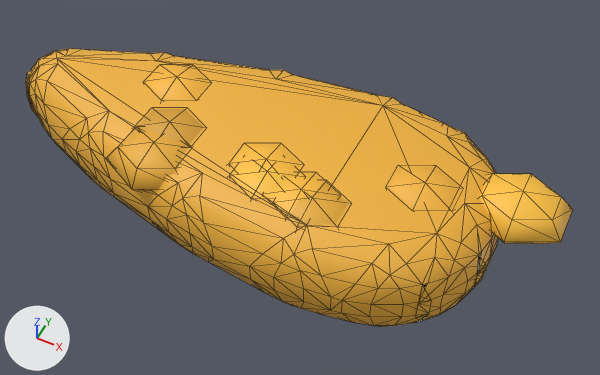
The glTF model assets/models/fish_cooked.glb: old version first, new version second.
The view is the same before and after, from a 50 mm lens placed at (0.193, -0.375, 0.509), pointed at (0.005, 0.0, 0.04). Arrows for +X, +Y and +Z are at lower left; the lights stay in place. The first picture is the older version. Mesh edges are drawn as thin lines. Vertices at exactly the same position are counted once.

Objects in the first picture: 'fish_cooked'.
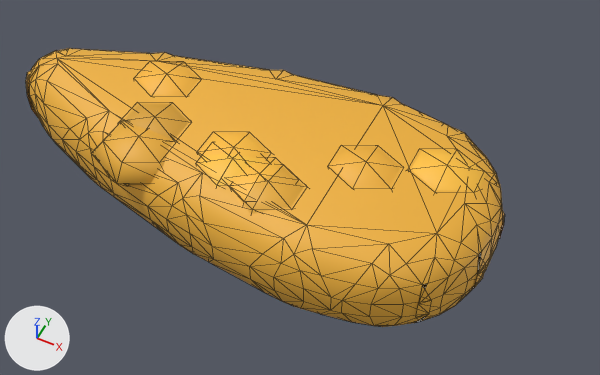
Changed parts and their boxes (x1, y1, x2, y2) in the pictures (600 x 375 px; the box of a moved part takes in the faces that stretch with it):
'fish_cooked', reshaped (12% narrower)
    before: (26, 48, 573, 327)
    after: (26, 48, 505, 327)
part 1 of me_fish_cooked, moved or reshaped
    before: (146, 65, 209, 99)
    after: (136, 61, 199, 95)
part 2 of me_fish_cooked, moved or reshaped
    before: (231, 144, 301, 171)
    after: (199, 133, 269, 159)
part 3 of me_fish_cooked, moved or reshaped
    before: (389, 166, 460, 209)
    after: (331, 146, 401, 187)
part 4 of me_fish_cooked, moved or reshaped
    before: (106, 128, 189, 192)
    after: (91, 122, 174, 186)
part 5 of me_fish_cooked, moved or reshaped
    before: (268, 173, 324, 219)
    after: (230, 159, 282, 205)
part 6 of me_fish_cooked, moved or reshaped
    before: (137, 109, 204, 146)
    after: (120, 103, 189, 140)
part 7 of me_fish_cooked, moved or reshaped
    before: (479, 174, 573, 244)
    after: (411, 150, 489, 195)
part 8 of me_fish_cooked, moved or reshaped
    before: (288, 182, 349, 229)
    after: (244, 166, 305, 214)
part 9 of me_fish_cooked, moved or reshaped
    before: (232, 166, 300, 197)
    after: (198, 153, 262, 187)

Patch to the scene script:
```diff
--- a/assets/models/fish_cooked.glb.py
+++ b/assets/models/fish_cooked.glb.py
@@ me_fish_cooked @@
 # used by ob_fish_cooked; location = (0.0, 0.0, 0.0)
-me_fish_cooked.from_pydata(...)  # 516 vertices, 992 faces; spans x -0.242..0.195, y -0.092..0.092, z 0.011..0.091
+me_fish_cooked.from_pydata(...)  # 516 vertices, 992 faces; spans x -0.242..0.155, y -0.092..0.092, z 0.011..0.091
+# me_fish_cooked part 1: the loose piece of 20 vertices spanning x -0.142..-0.075, y -0.014..0.051, z 0.056..0.091 is moved by (-0.009, 0.0, 0.0)
+# me_fish_cooked part 2: the loose piece of 20 vertices spanning x -0.04..0.027, y -0.06..0.005, z 0.056..0.091 is moved by (-0.026, 0.0, 0.0)
+# me_fish_cooked part 3: the loose piece of 20 vertices spanning x 0.066..0.133, y -0.031..0.034, z 0.056..0.091 is moved by (-0.044, 0.0, 0.0)
+# me_fish_cooked part 4: the loose piece of 20 vertices spanning x -0.119..-0.052, y -0.081..-0.016, z 0.056..0.091 is moved by (-0.013, 0.0, 0.0)
+# me_fish_cooked part 5: the loose piece of 20 vertices spanning x -0.006..0.061, y -0.074..-0.009, z 0.056..0.091 is moved by (-0.032, 0.0, 0.0)
+# me_fish_cooked part 6: the loose piece of 20 vertices spanning x -0.12..-0.053, y -0.058..0.006, z 0.056..0.091 is moved by (-0.013, 0.0, 0.0)
+# me_fish_cooked part 7: the loose piece of 20 vertices spanning x 0.128..0.195, y -0.009..0.056, z 0.056..0.091 is moved by (-0.054, 0.0, 0.0)
+# me_fish_cooked part 8: the loose piece of 20 vertices spanning x 0.004..0.071, y -0.078..-0.013, z 0.056..0.091 is moved by (-0.033, 0.0, 0.0)
+# me_fish_cooked part 9: the loose piece of 20 vertices spanning x -0.034..0.033, y -0.07..-0.005, z 0.056..0.091 is moved by (-0.027, 0.0, 0.0)
 me_fish_cooked.materials.append(mat_satin)
```
